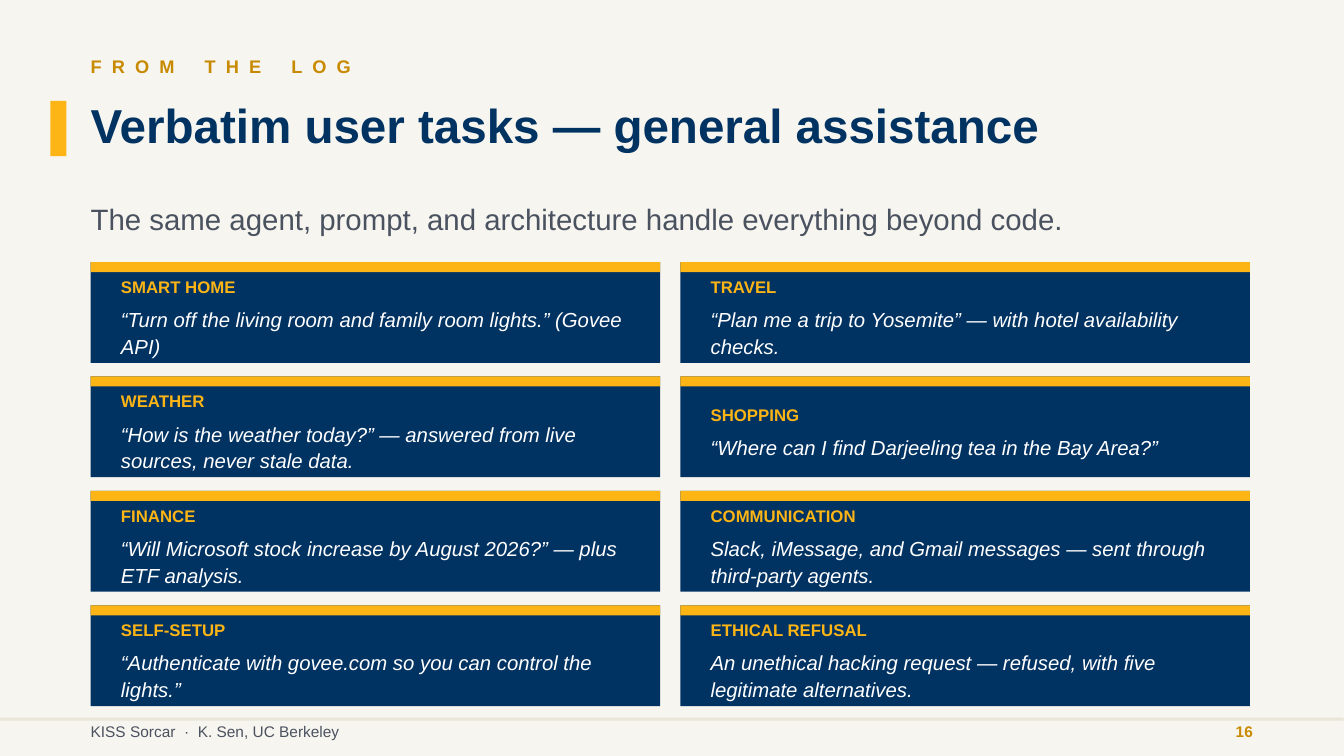
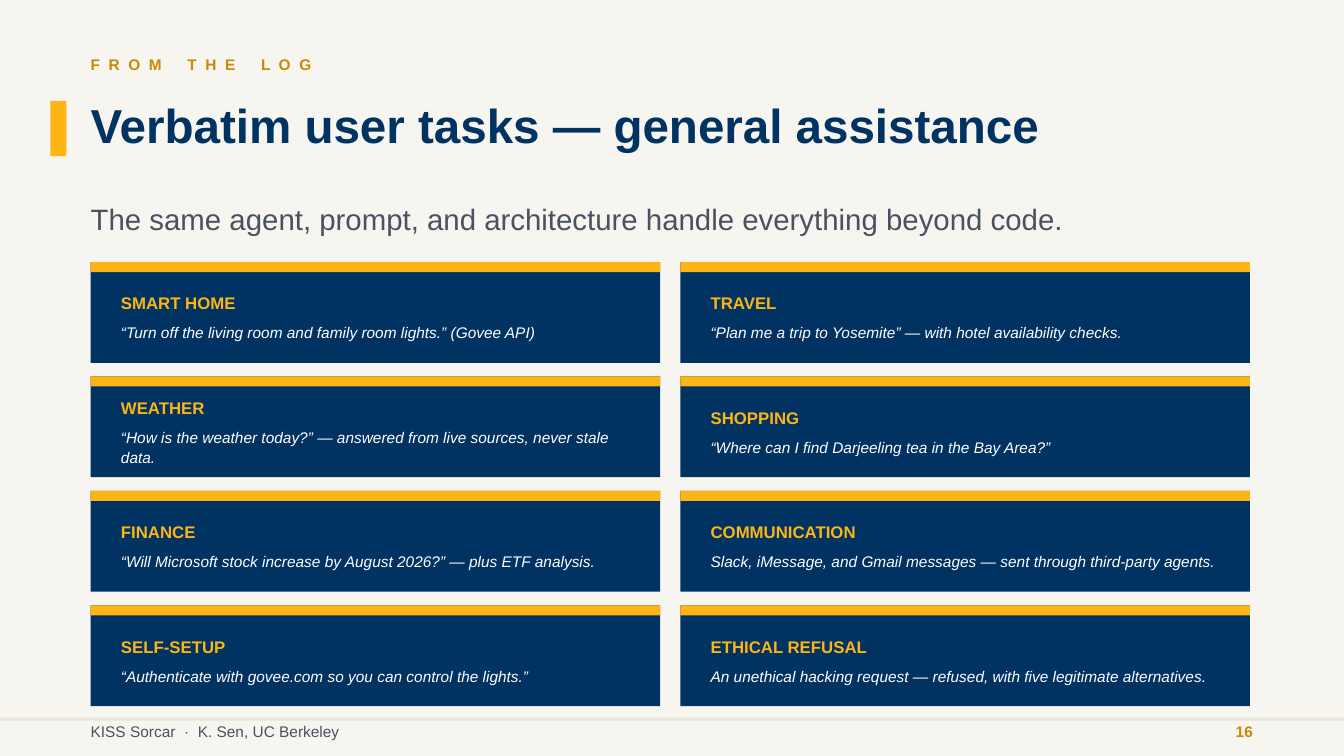
Before and after one commit to ksenxx/kiss_ai, a slide deck: slide 18 of papers/sekisssorcar/se_kiss_sorcar_slides.pptx. Drawn at 1344x756 pixels with LibreOffice and Linux fonts; fonts in the diff are those of the drawing. Boxes give left, top, right and bottom in pixels: in the first picture for what was removed or moved away, otherwise in the second. Text is boxed around its words. In the diff, an @@ line names an element or a change of style, - is before the commit and + after.

Commit message:
fix: resolve slide formatting and overflow issues
- Adjust slide layouts to prevent content overflow
- Add reference screenshot

User prompt:
the slides are not properly formatted.  They are overflowing.  Fix.

```diff
--- a/papers/sekisssorcar/se_kiss_sorcar_slides.pptx
+++ b/papers/sekisssorcar/se_kiss_sorcar_slides.pptx
@@ text "F R O M T ..." at [91,59,311,70]: size 13 to 11 pt @@
@@ text at [121,327,535,342]: size 14.5 to 11 pt in "“Turn off the living room and family ..." @@
@@ text at [711,327,1121,342]: size 14.5 to 11 pt in "“Plan me a trip to Yosemite” — ..." @@
@@ text at [121,432,609,463]: size 14.5 to 11 pt @@
@@ text at [711,442,1050,456]: size 14.5 to 11 pt in "“Where can I find Darjeeling tea in ..." @@
@@ text at [121,556,595,571]: size 14.5 to 11 pt in "“Will Microsoft stock increase by August 2026?” ..." @@
@@ text at [711,556,1215,571]: size 14.5 to 11 pt in "Slack, iMessage, and Gmail messages — sent ..." @@
@@ text at [121,671,528,685]: size 14.5 to 11 pt in "“Authenticate with govee.com so you can control ..." @@
@@ text at [711,671,1206,685]: size 14.5 to 11 pt in "An unethical hacking request — refused, with ..." @@
```
Also in this commit, not shown: 6 other slides changed, 1 other file.
